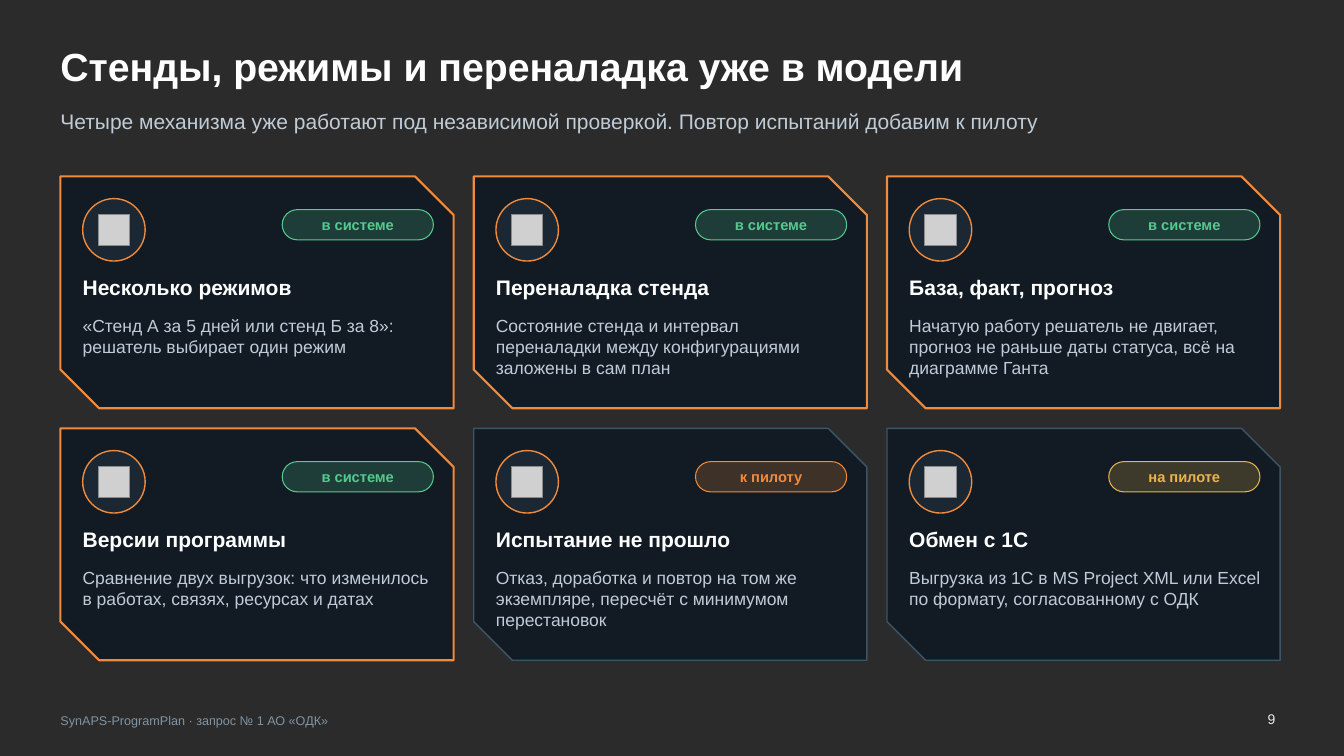
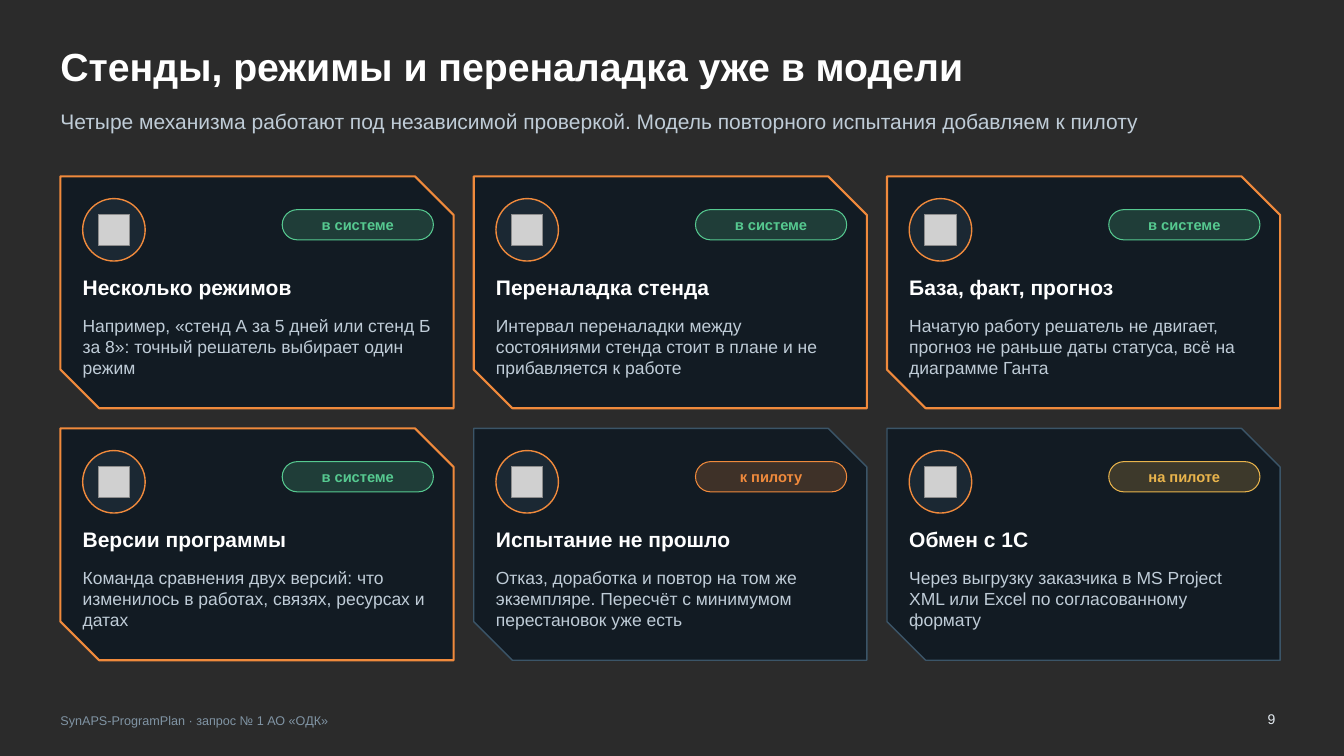
Before and after one commit to KonkovDV/SynAPS-ProgramPlan, a slide deck: slide 9 of SynAPS-ProgramPlan_ODK.pptx. Drawn at 1344x756 pixels with LibreOffice and Linux fonts; fonts in the diff are those of the drawing; grey boxes stand for pictures; background and template pictures are left out; a plain dark background stands for a picture behind light text. Boxes give left, top, right and bottom in pixels: in the first picture for what was removed or moved away, otherwise in the second. Text is boxed around its words. In the diff, an @@ line names an element or a change of style, - is before the commit and + after.

```diff
--- a/SynAPS-ProgramPlan_ODK.pptx
+++ b/SynAPS-ProgramPlan_ODK.pptx
@@ text at (x1=60, y1=113, x2=1138, y2=134): text changed @@
-Четыре механизма уже работают под независимой проверкой. Повтор испытаний добавим к пилоту
+Четыре механизма работают под независимой проверкой. Модель повторного испытания добавляем к пилоту
@@ text at (x1=83, y1=319, x2=430, y2=378): text changed @@
-«Стенд А за 5 дней или стенд Б за 8»: решатель выбирает один режим
+Например, «стенд А за 5 дней или стенд Б за 8»: точный решатель выбирает один режим
@@ text at (x1=496, y1=320, x2=817, y2=378): text changed @@
-Состояние стенда и интервал переналадки между конфигурациями заложены в сам план
+Интервал переналадки между состояниями стенда стоит в плане и не прибавляется к работе
@@ text at (x1=83, y1=571, x2=425, y2=630): text changed @@
-Сравнение двух выгрузок: что изменилось в работах, связях, ресурсах и датах
+Команда сравнения двух версий: что изменилось в работах, связях, ресурсах и датах
@@ text at (x1=496, y1=571, x2=796, y2=630): text changed @@
-Отказ, доработка и повтор на том же экземпляре, пересчёт с минимумом перестановок
+Отказ, доработка и повтор на том же экземпляре. Пересчёт с минимумом перестановок уже есть
@@ text at (x1=909, y1=571, x2=1222, y2=630): text changed @@
-Выгрузка из 1С в MS Project XML или Excel по формату, согласованному с ОДК
+Через выгрузку заказчика в MS Project XML или Excel по согласованному формату
```
Also in this commit, not shown: 15 other slides changed, 1 other file.
